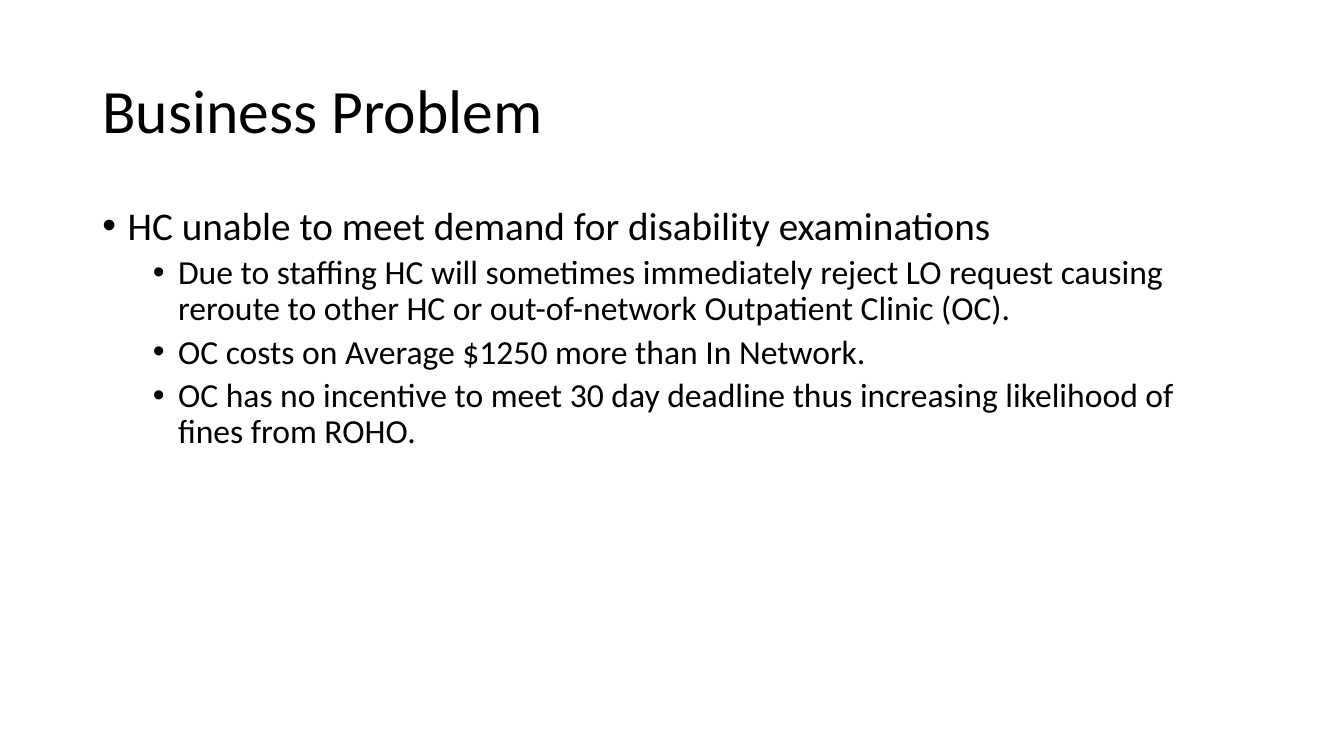
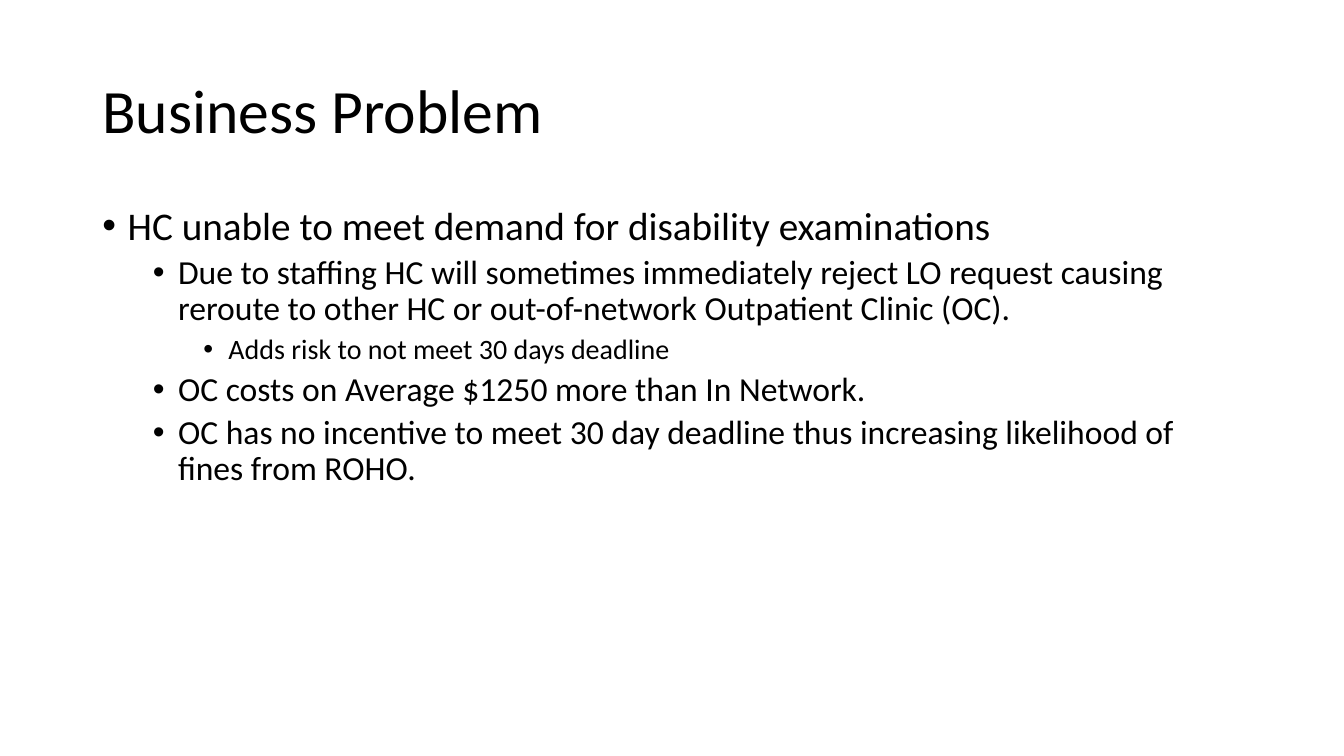
Before and after one commit to mattheweallen/ds700, a slide deck: slide 4 of final/DS700FinalPresentation.pptx. Drawn at 1344x756 pixels with LibreOffice and Linux fonts; fonts in the diff are those of the drawing. Boxes give left, top, right and bottom in pixels: in the first picture for what was removed or moved away, otherwise in the second. Text is boxed around its words. In the diff, an @@ line names an element or a change of style, - is before the commit and + after.

```diff
--- a/final/DS700FinalPresentation.pptx
+++ b/final/DS700FinalPresentation.pptx
@@ text at [228,339,669,364]: paragraph added @@
+    • Adds risk to not meet 30 days deadline
```
Also in this commit, not shown: 7 other slides changed, 8 slides added, 3 slides removed.
